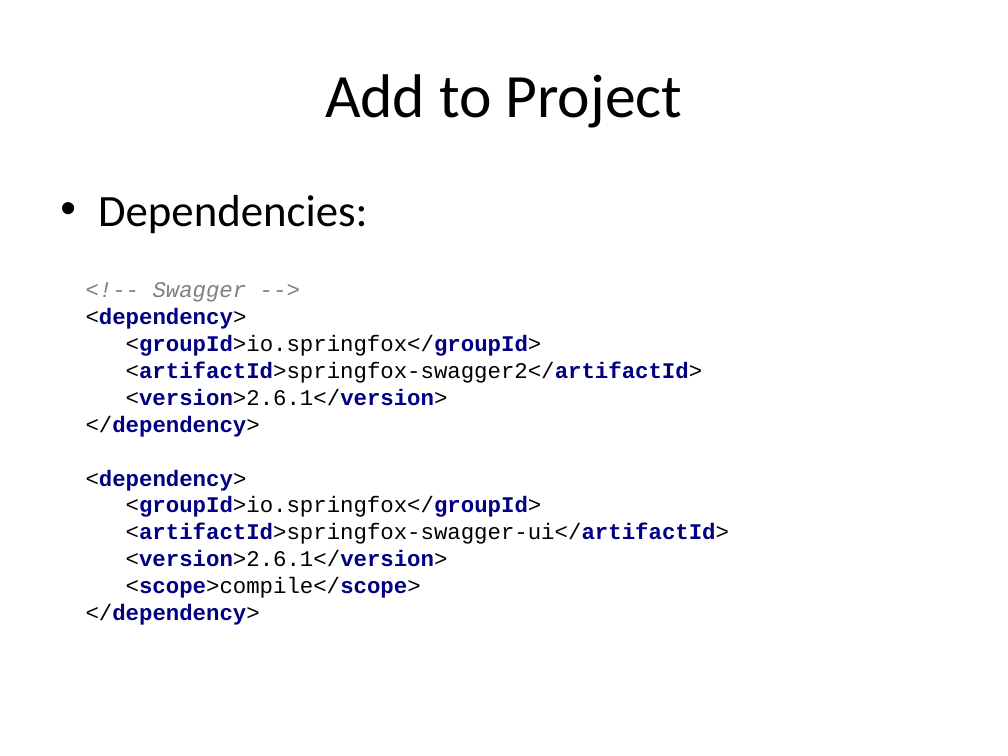
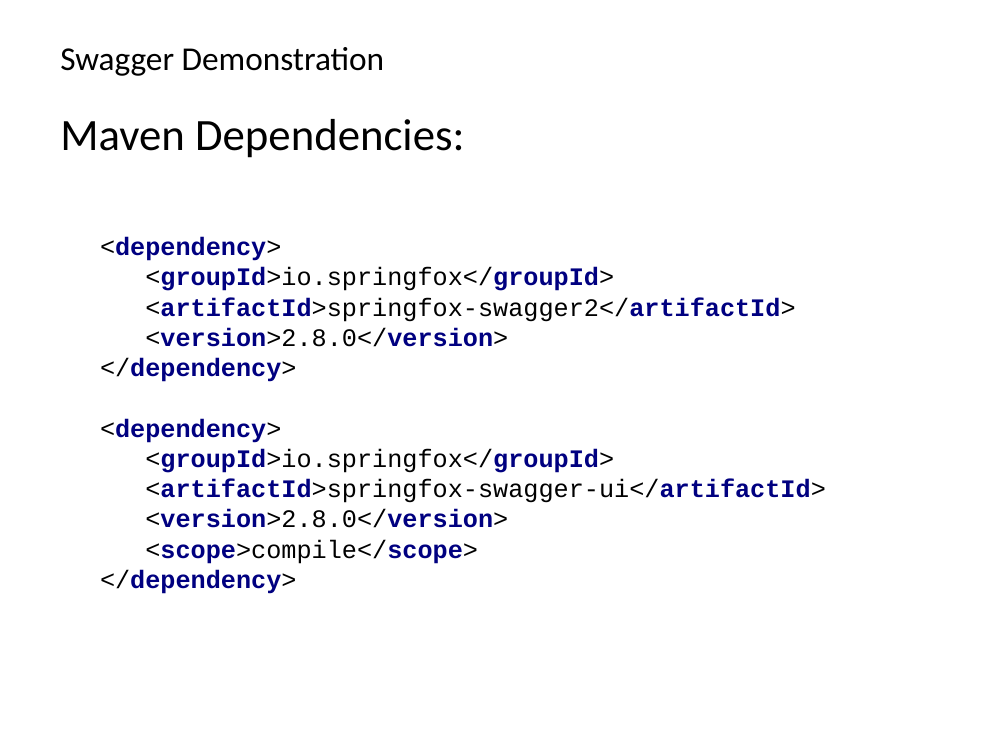
Before and after one commit to bobwares/training, a slide deck: slide 12 of presentations/Swagger-overview.ppt (slide 3 before the commit). Drawn at 1008x756 pixels with LibreOffice and Linux fonts; fonts in the diff are those of the drawing. Boxes give left, top, right and bottom in pixels: in the first picture for what was removed or moved away, otherwise in the second. Text is boxed around its words. In the diff, an @@ line names an element or a change of style, - is before the commit and + after.

Commit message:
Swagger Presentation:

```diff
--- a/presentations/Swagger-overview.ppt
+++ b/presentations/Swagger-overview.ppt
@@ text added at [60, 47, 385, 76], 23.8 pt, text #000000 @@
+Swagger Demonstration
@@ title removed at [325, 74, 683, 128] @@
-Add to Project
@@ text at [60, 119, 464, 158]: text changed @@
-• Dependencies:
+Maven Dependencies:
@@ text at [100, 237, 826, 594]: text changed; size 16 to 18 pt @@
-<!-- Swagger -->
-<dependency>
-<groupId>io.springfox</groupId>
-<artifactId>springfox-swagger2</artifactId>
-<version>2.6.1</version>
-</dependency>
-<dependency>
-<groupId>io.springfox</groupId>
-<artifactId>springfox-swagger-ui</artifactId>
-<version>2.6.1</version>
-<scope>compile</scope>
-</dependency>
+<dependency>
+<groupId>io.springfox</groupId>
+<artifactId>springfox-swagger2</artifactId>
+<version>2.8.0</version>
+</dependency>
+<dependency>
+<groupId>io.springfox</groupId>
+<artifactId>springfox-swagger-ui</artifactId>
+<version>2.8.0</version>
+<scope>compile</scope>
+</dependency>
```
Also in this commit, not shown: 2 other slides changed, 17 slides added, 4 slides removed, 5 other files.
